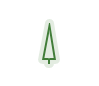
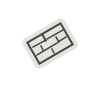
The second 99×86 image is a revision of the first. Changes to its layers:
added group "Road" with 31 layers above "Mountains" over [22, 18, 78, 69]
added group "60/240" with 9 layers in group "Road" over [26, 22, 74, 65]
added layer "Shape 17" (2nd of 3, in "Road" › "60/240") in group "60/240" over [51, 48, 55, 54]
added layer "Shape 16" (2nd of 3, in "Road" › "60/240") in group "60/240" over [40, 45, 44, 51]
added layer "Shape 15" (2nd of 3, in "Road" › "60/240") in group "60/240" over [32, 39, 47, 48]
added layer "Shape 14" (2nd of 3, in "Road" › "60/240") in group "60/240" over [36, 42, 58, 56]
added layer "Shape 13" (2nd of 3, in "Road" › "60/240") in group "60/240" over [57, 36, 67, 43]
added layer "Shape 12" (2nd of 3, in "Road" › "60/240") in group "60/240" over [55, 36, 60, 43]
added layer "Shape 11" (2nd of 3, in "Road" › "60/240") in group "60/240" over [41, 33, 47, 42]
added layer "Shape 10" (2nd of 3, in "Road" › "60/240") in group "60/240" over [46, 29, 64, 40]
added layer "Rectangle 2" (2nd of 3, in "Road" › "60/240") in group "60/240" over [26, 22, 74, 65]
added layer "Polygon 1" (1st of 4, in "Road") in group "Road" over [22, 18, 78, 69]
added group "Mountains" with 5 layers above "Water" over [22, 18, 78, 69]
added layer "Shape 7" in group "Mountains" over [47, 40, 53, 46]
added layer "Shape 9" in group "Mountains" over [61, 31, 65, 36]
added layer "Shape 8" in group "Mountains" over [34, 38, 38, 42]
added layer "Rectangle 1" (1st of 3, in "Mountains") in group "Mountains" over [22, 21, 78, 53]
added layer "Polygon 1" (2nd of 4, in "Mountains") in group "Mountains" over [22, 18, 78, 69]
moved "Rectangle 1" (3rd of 3, in "Forest") into group "Forest", painted on it over [38, 23, 61, 66]
moved "Polygon 1" (4th of 4, in "Forest") into group "Forest" over [22, 18, 78, 69]
